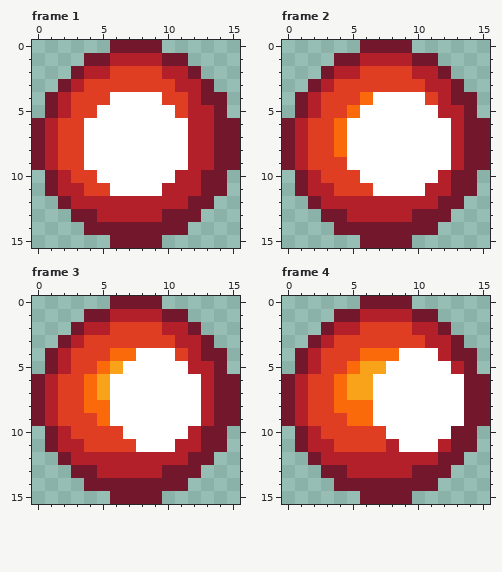
Pixel-art file -- boot/eterna/sprites/game/pocket/ball.aseprite. Above, as it was before the edit.
16x16 pixels, 21 frames. Shown: frame 1, frame 2, frame 3, frame 4. The commit also changed other frames, which this record leaves out.
After the commit:
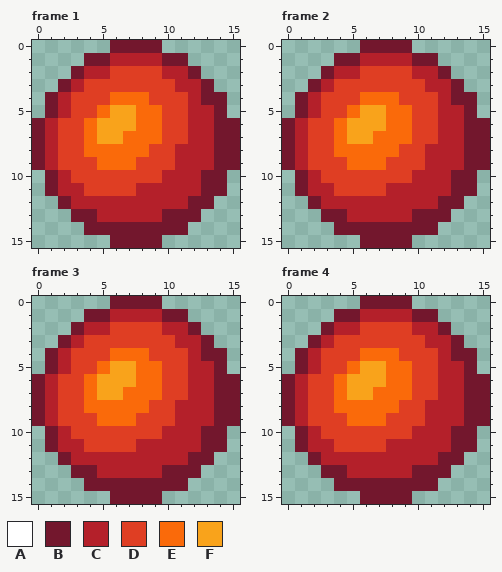
Palette (. is transparent): A #ffffff  B #73172d  C #b4202a  D #df3e23  E #fa6a0a  F #f9a31b
Diff:
layer "ball" added
layer "Layer 2" removed
layer "Layer 3" removed
Frame 1, layer "ball":
y 4: x 6..9 AAAA -> EEED
y 5: x 5..10 AAAAAA -> EFFEED
y 6: x 4..11 AAAAAAAA -> EFFFEEDD
y 7: x 4..11 AAAAAAAA -> EFFEEEDD
y 8: x 4..11 AAAAAAAA -> EEEEEDDC
y 9: x 4..11 AAAAAAAA -> DEEEDDDC
y 10: x 5..10 AAAAAA -> DDDDDC
y 11: x 6..9 AAAA -> DDCC
Frame 2, layer "ball":
y 4: x 7..10 AAAA -> EEDD
y 5: x 6..11 AAAAAA -> FFEEDD
y 6: x 5..12 AAAAAAAA -> FFFEEDDC
y 7: x 5..12 AAAAAAAA -> FFEEEDDC
y 8: x 5..12 AAAAAAAA -> EEEEDDCC
y 9: x 5..12 AAAAAAAA -> EEEDDDCC
y 10: x 6..11 AAAAAA -> DDDDCC
y 11: x 7..10 AAAA -> DCCC
Frame 3, layer "ball":
y 4: x 8..10 AAA -> EDD
y 5: x 7..11 AAAAA -> FEEDD
y 6: x 6..12 AAAAAAA -> FFEEDDC
y 7: x 6..12 AAAAAAA -> FEEEDDC
y 8: x 6..12 AAAAAAA -> EEEDDCC
y 9: x 6..12 AAAAAAA -> EEDDDCC
y 10: x 7..11 AAAAA -> DDDCC
y 11: x 8..10 AAA -> CCC
Frame 4, layer "ball":
y 4: x 9..11 AAA -> DDD
y 5: x 8..12 AAAAA -> EEDDC
y 6: x 7..13 AAAAAAA -> FEEDDCC
y 7: x 7..13 AAAAAAA -> EEEDDCC
y 8: x 7..13 AAAAAAA -> EEDDCCC
y 9: x 7..13 AAAAAAA -> EDDDCCC
y 10: x 8..12 AAAAA -> DDCCC
y 11: x 9..11 AAA -> CCC
Boxes around the changes in both pictures, in picture pixels (x1, y1, x2, y2):
changed: (84, 92, 188, 196)
changed: (347, 92, 451, 196)
changed: (110, 348, 201, 452)
changed: (373, 348, 464, 452)
